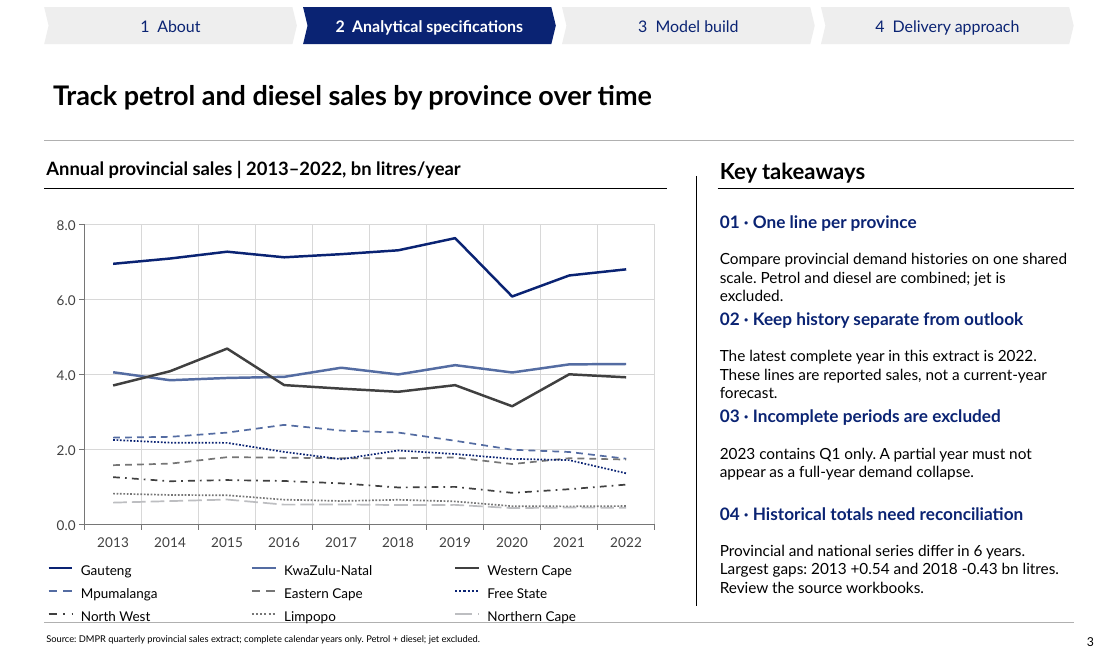
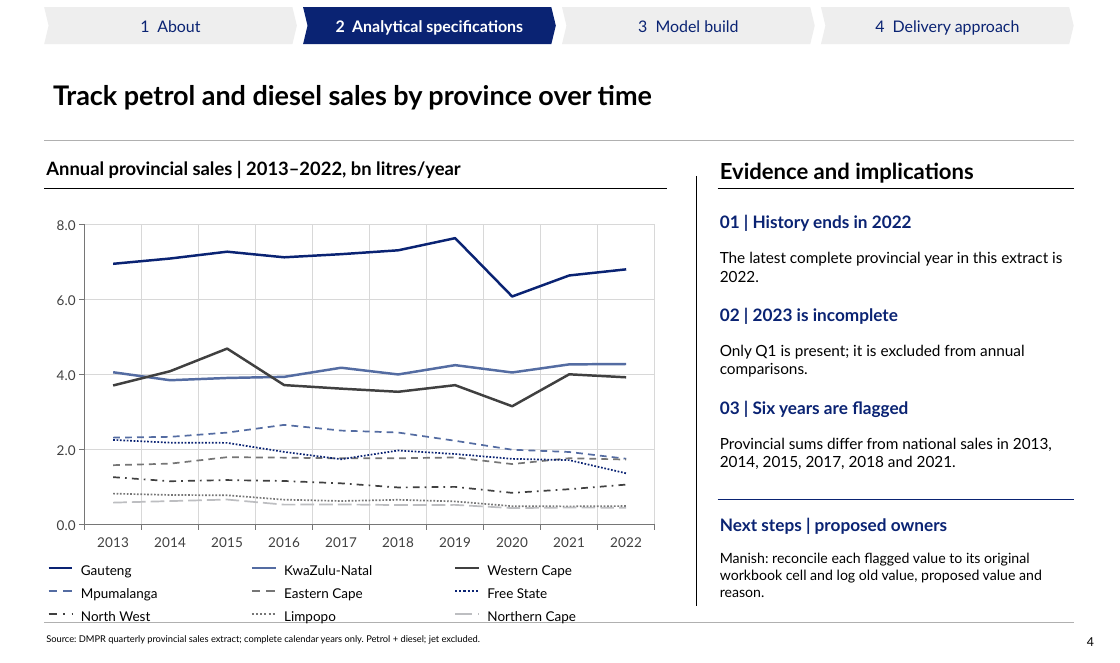
Before and after one commit to Africa-International-Advisors/liquid_fuels_model, a slide deck: slide 4 of pptx/output/delivered/Vopak_Week1_Analytical_Pack_2026_10_06.pptx (slide 3 before the commit). Drawn at 1120x663 pixels with LibreOffice and Linux fonts; fonts in the diff are those of the drawing; background and template pictures are left out. Boxes give left, top, right and bottom in pixels: in the first picture for what was removed or moved away, otherwise in the second. Text is boxed around its words. In the diff, an @@ line names an element or a change of style, - is before the commit and + after.

Commit message:
Lead Week 1 pack with SCR and separate findings from next steps
Move partner SCR overview after cover. Add six labelled evidence-gap deep dives covering national balance and ports, demand drivers, refinery scenarios, route costs, actual share and contestability, and deferred investment. Preserve regional competitor detail and existing exhibits. Deliver matching 16-page PPT and PDF under stable filenames, with prior delivery archived. PowerPoint visual review and package checks passed; governance retains 50 existing open exceptions.

```diff
--- a/pptx/output/delivered/Vopak_Week1_Analytical_Pack_2026_10_06.pptx
+++ b/pptx/output/delivered/Vopak_Week1_Analytical_Pack_2026_10_06.pptx
@@ text at (720,162,973,183): text changed @@
-Key takeaways
+Evidence and implications
@@ text at (720,215,912,231): text changed @@
-01 · One line per province
+01 | History ends in 2022
@@ text at (720,251,1062,282): text changed @@
-The latest complete year in this extract is 2022. These lines are reported sales, not a current-year forecast.
+The latest complete provincial year in this extract is 2022.
@@ text removed at (720,252,1067,301) @@
-Compare provincial demand histories on one shared scale. Petrol and diesel are combined; jet is excluded.
@@ text at (720,308,898,324): text changed @@
-02 · Keep history separate from outlook
+02 | 2023 is incomplete
@@ text added at (720,344,1025,377), 12.5 pt, text #000000 @@
+Only Q1 is present; it is excluded from annual comparisons.
@@ text at (720,401,908,417): text changed @@
-03 · Incomplete periods are excluded
+03 | Six years are flagged
@@ text removed at (720,447,1032,480) @@
-2023 contains Q1 only. A partial year must not appear as a full-year demand collapse.
@@ text added at (720,437,1052,469), 12.5 pt, text #000000 @@
+Provincial sums differ from national sales in 2013, 2014, 2015, 2017, 2018 and 2021.
@@ line added from (718, 499) to (1074, 499), #0A2373 0.8 pt @@
@@ text removed at (720,507,1024,520) @@
-04 · Historical totals need reconciliation
@@ text added at (720,518,947,534), 14 pt, text #0A2373, bold @@
+Next steps | proposed owners
@@ text removed at (720,544,1059,593) @@
-Provincial and national series differ in 6 years. Largest gaps: 2013 +0.54 and 2018 -0.43 bn litres. Review the source workbooks.
@@ text added at (720,552,1042,597), 11.5 pt, text #000000 @@
+Manish: reconcile each flagged value to its original workbook cell and log old value, proposed value and reason.
@@ page number at (1087,637,1094,646): text changed @@
-3
+4
```
Also in this commit, not shown: 7 other slides changed, 6 slides added, 6 other files.
